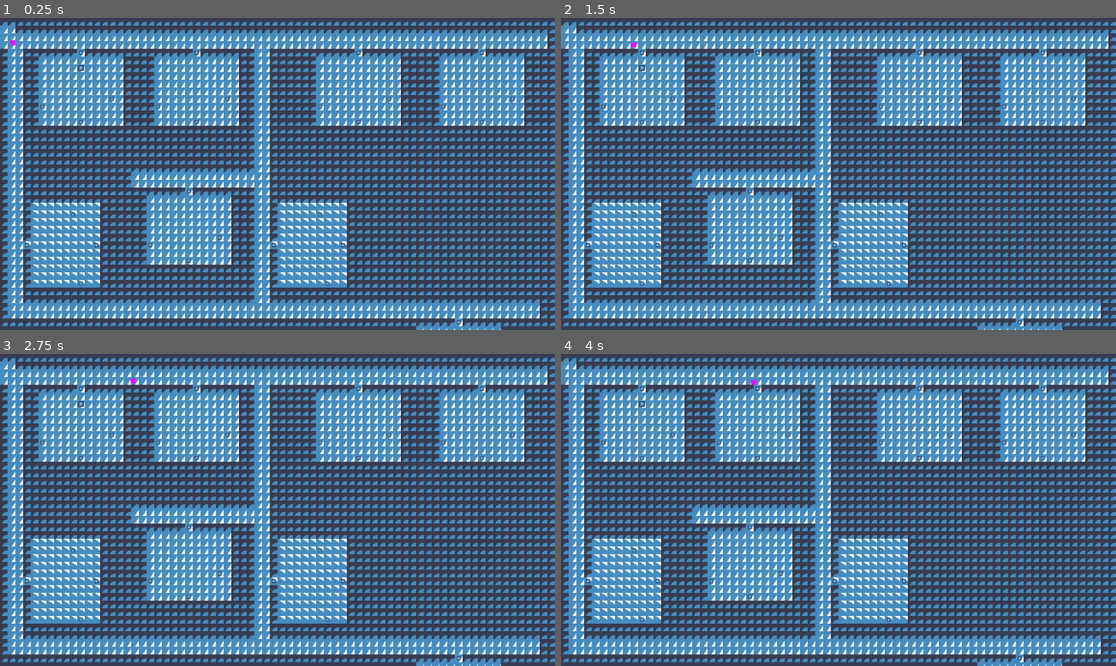
Above: before the commit, frames 1-4 (two rows, left to right).
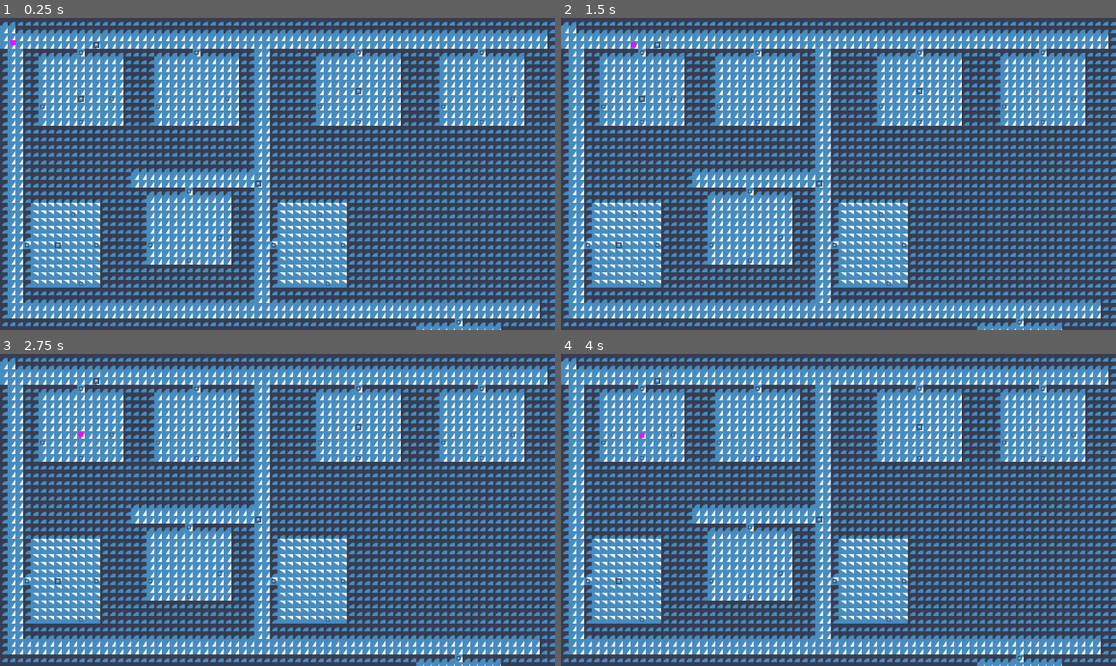
Above: after the commit, the same moments.

Repository: Nathpett/City-Navigation-Project
Game: Godot game, scene res://main.tscn
Same seed, same stepped clock (60 frames per second), same inputs: the game is played once before the commit and once after it. The engine's default icon, where the game draws it, is replaced by a stand-in: a white triangle on a blue panel in a dark square.
Inputs:
- Up to frame 1 (0.25 s): no input
- Up to frame 2 (1.5 s): tap Enter at 0.5 s; tap Space at 1.25 s
- Up to frame 3 (2.75 s): no input
- Up to frame 4 (4 s): no input

The runs differ from the first frame. In frame 1, less than 0.1% of the frame differs, in the area x 9-66%, y 7-74%; in frame 2, less than 0.1%; in frame 3, 0.1%; in frame 4, 0.1%.
Error after the commit: Invalid access to property or key 'global_position' on a base object of type 'previously freed'. (res://state/seek.gd:21)

Commit message:
realized my strategy was trash

Diff:
--- a/main.tscn
+++ b/main.tscn
@@ -227,7 +227,7 @@
 script = ExtResource("3_6sde0")
 
 [node name="Timer" type="Timer" parent="NpcSpawnner"]
-wait_time = 10.0
+wait_time = 4096.0
 
 [node name="Buildings" type="Node2D" parent="."]
 
@@ -257,5 +257,17 @@
 [node name="Goal4" parent="Buildings" instance=ExtResource("4_358ys")]
 position = Vector2(1008, 64)
 
+[node name="Thing5" parent="." instance=ExtResource("5_ibd3p")]
+position = Vector2(744, 152)
+
 [node name="Thing" parent="." instance=ExtResource("5_ibd3p")]
-position = Vector2(168, 104)
+position = Vector2(200, 56)
+
+[node name="Thing2" parent="." instance=ExtResource("5_ibd3p")]
+position = Vector2(536, 344)
+
+[node name="Thing3" parent="." instance=ExtResource("5_ibd3p")]
+position = Vector2(120, 472)
+
+[node name="Thing4" parent="." instance=ExtResource("5_ibd3p")]
+position = Vector2(168, 168)
--- a/npc.tscn
+++ b/npc.tscn
@@ -10,7 +10,7 @@
 size = Vector2(10, 10)
 
 [sub_resource type="CircleShape2D" id="CircleShape2D_ott3u"]
-radius = 50.0
+radius = 130.138
 
 [node name="CharacterBody2D" type="CharacterBody2D"]
 collision_layer = 2
--- a/state/seek.gd
+++ b/state/seek.gd
@@ -1,12 +1,26 @@
 class_name Seek
 extends State
 
+var cycle_timer: Timer # TODO just make this a part of the state class
+var cycle_freq: int = 1
 var target
 
 func enter() -> void:
 	target = parameters["target"]
+	cycle_timer = Timer.new()
+	cycle_timer.one_shot = true
 
-	while(true):
-		state_owner.set_target(target.global_position)
-		await state_owner.navigation_agent.navigation_finished
-		target.queue_free()
+	state_owner.navigation_agent.connect("navigation_finished", Callable(self, "_exit_condition_met"))
+
+
+func _process(delta):
+	if !cycle_timer.is_stopped():
+		return
+
+	cycle_timer.start(cycle_freq)
+	state_owner.set_target(target.global_position)
+
+
+func _exit_condition_met() -> void:
+	target.queue_free()
+	emit_signal("state_concluded")
--- a/state/state.gd
+++ b/state/state.gd
@@ -2,10 +2,22 @@
 extends Node
 
 signal exit_state
+signal state_concluded
+signal cycle_finished
 
 var state_owner
 var push_state
 var parameters
+
+
+func _ready():
+	self.connect("cycle_finished", Callable(self, "cycle"))
+
+
+func cycle() -> void:
+	await get_tree().create_timer(1000).timeout
+	emit_signal("cycle_finished")
+
 
 func enter() -> void:
 	pass
@@ -18,7 +30,9 @@
 
 func pause() -> void:
 	pass
+	#self.process_mode = Node.PROCESS_MODE_DISABLED
 
 
 func unpause() -> void:
 	pass
+	#self.process_mode = Node.PROCESS_MODE_PAUSABLE
--- a/state/state_machine.gd
+++ b/state/state_machine.gd
@@ -8,15 +8,26 @@
 func push_state(state_name, parameters = null) -> void:
 	if state != null:
 		state.pause()
+		remove_child(state)
 		state_stack.append(state)
 	state = Node.new()
 	state.set_script(load("res://state/%s.gd" % [state_name]))
-	state.parameters = parameters
 	state.state_owner = get_parent()
 	state.push_state = Callable(self, "push_state")
 	state.connect("exit_state", Callable(self, "_state_exited"))
 	add_child(state)
+	state.parameters = parameters
 	state.enter()
+
+
+func pop_state() -> void: # TODO Could be race condition if state pushed on same frame where it would have left?
+	state.exit()
+	state.queue_free()
+	if len(state_stack) == 0:
+		return
+	var prev_state = state_stack.pop_back()
+	add_child(prev_state)
+	prev_state.unpause()
 
 
 func _state_exited() -> void:
--- a/state/wander.gd
+++ b/state/wander.gd
@@ -2,7 +2,8 @@
 extends State
 
 var look_timer: Timer
-var look_freq: int = 3
+var look_freq: int = 1
+var target_building
 
 func enter() -> void:
 	look_timer = Timer.new()
@@ -10,14 +11,17 @@
 	look_timer.start(look_freq)
 	look_timer.one_shot = true
 
-	while(true):
-		var target_building = state_owner.city.random_building()
-		state_owner.set_target(target_building.get_node("Enterance").global_position)
-		await state_owner.navigation_agent.navigation_finished
-		var target_goal = target_building.random_goal()
-		state_owner.set_target(target_goal.global_position)
-		await state_owner.navigation_agent.navigation_finished
-		await get_tree().create_timer(3).timeout
+	cycle()
+
+
+func cycle() -> void: # TODO REWRITE SO ALL LOGIC IS IN PROCESS
+	target_building = state_owner.city.random_building()
+	state_owner.set_target(target_building.get_node("Enterance").global_position)
+	await state_owner.navigation_agent.navigation_finished
+	var target_goal = target_building.random_goal()
+	await state_owner.navigation_agent.navigation_finished
+	await get_tree().create_timer(3).timeout
+	emit_signal("cycle_finished")
 
 
 func _physics_process(delta):
@@ -31,5 +35,5 @@
 	things_seen.shuffle()
 	for thing in things_seen:
 		if thing: # if thing meets search criteria TODO
-			push_state.call("get", {"target": thing})
+			push_state.call("seek", {"target": thing})
 			return
